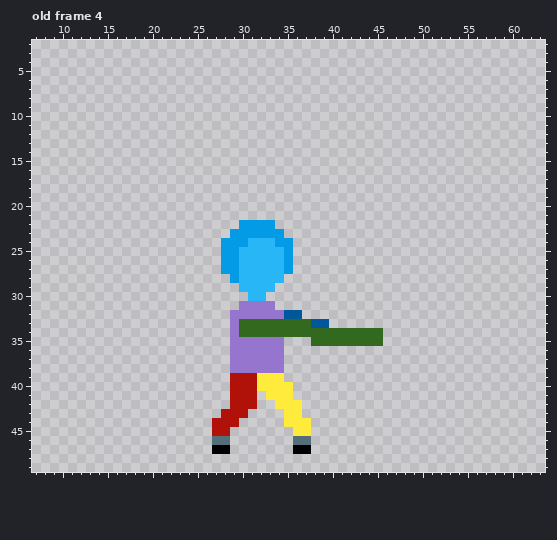
Pixel-art file: The Fallen Guardian/Assets/Art/Characters/Player/_Sword/Player_Sword_Attack_Right.aseprite. Above is the file before it was changed.
64x64 pixels, 8 frames. Pixels under 10% opacity are left out. Shown: old frame 4: x 7..63, y 2..49. The commit also changed other frames, which this record leaves out.
Now the later version:
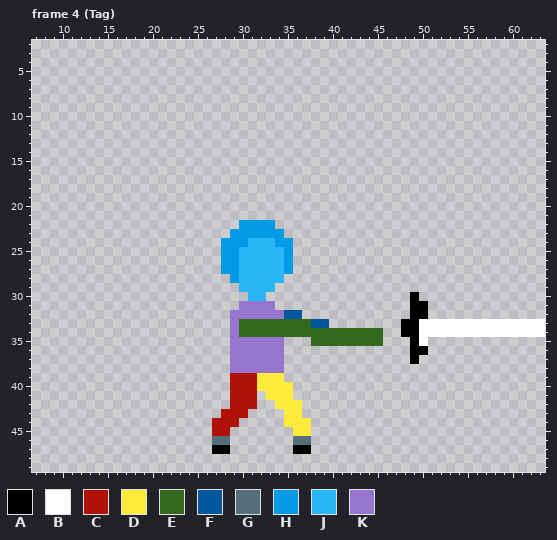
Palette (. is transparent): A #000000  B #ffffff  C #b0120a  D #ffeb3b  E #33691e  F #01579b  G #546e7a  H #039be5  J #29b6f6  K #9575cd
A new or re-ordered frame is compared with the old frame closest to it.
What changed:
frames 8 -> 24
layer "Weapons/Sword" now shown
Changed rows in their new state; - is an unchanged pixel.
Frame 4 (Tag) is new; against old frame 4, layer "Weapons/Sword":
first column x 48:
30 -A--------------
31 -AA-------------
32 -AA-------------
33 AABBBBBBBBBBBBBB
34 AABBBBBBBBBBBBBB
35 -AB-------------
36 -AA-------------
37 -A--------------
Changed places in both pictures, as pixel boxes (x1, y1, x2, y2):
added: (401, 292, 545, 364)
